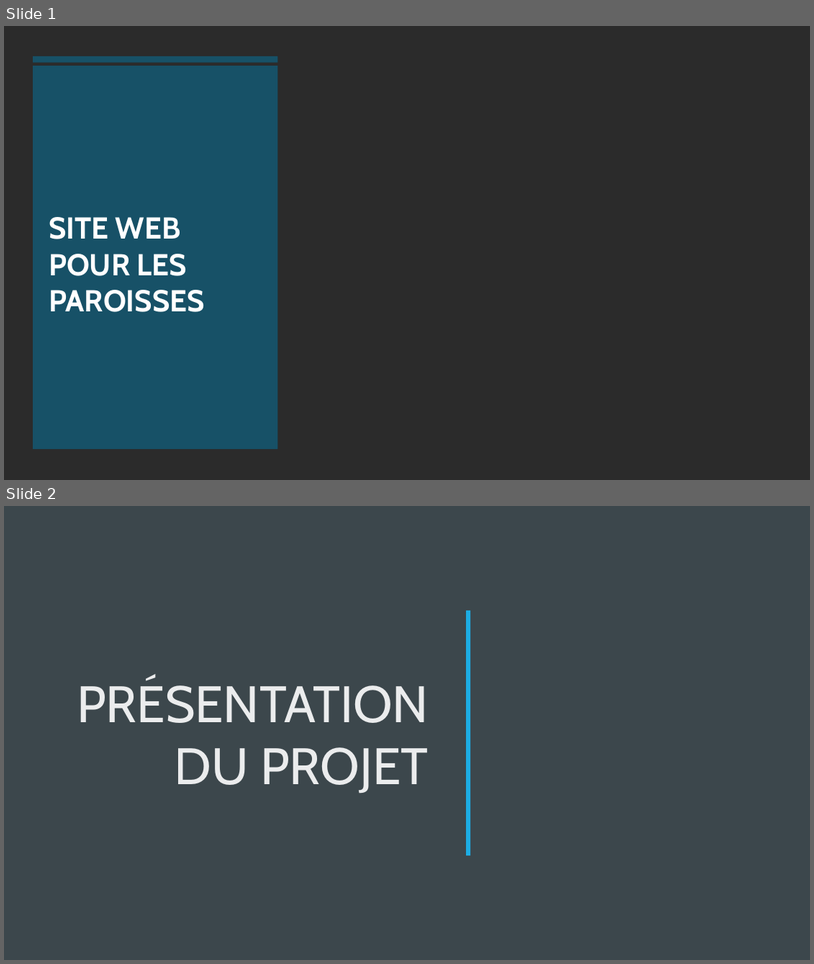
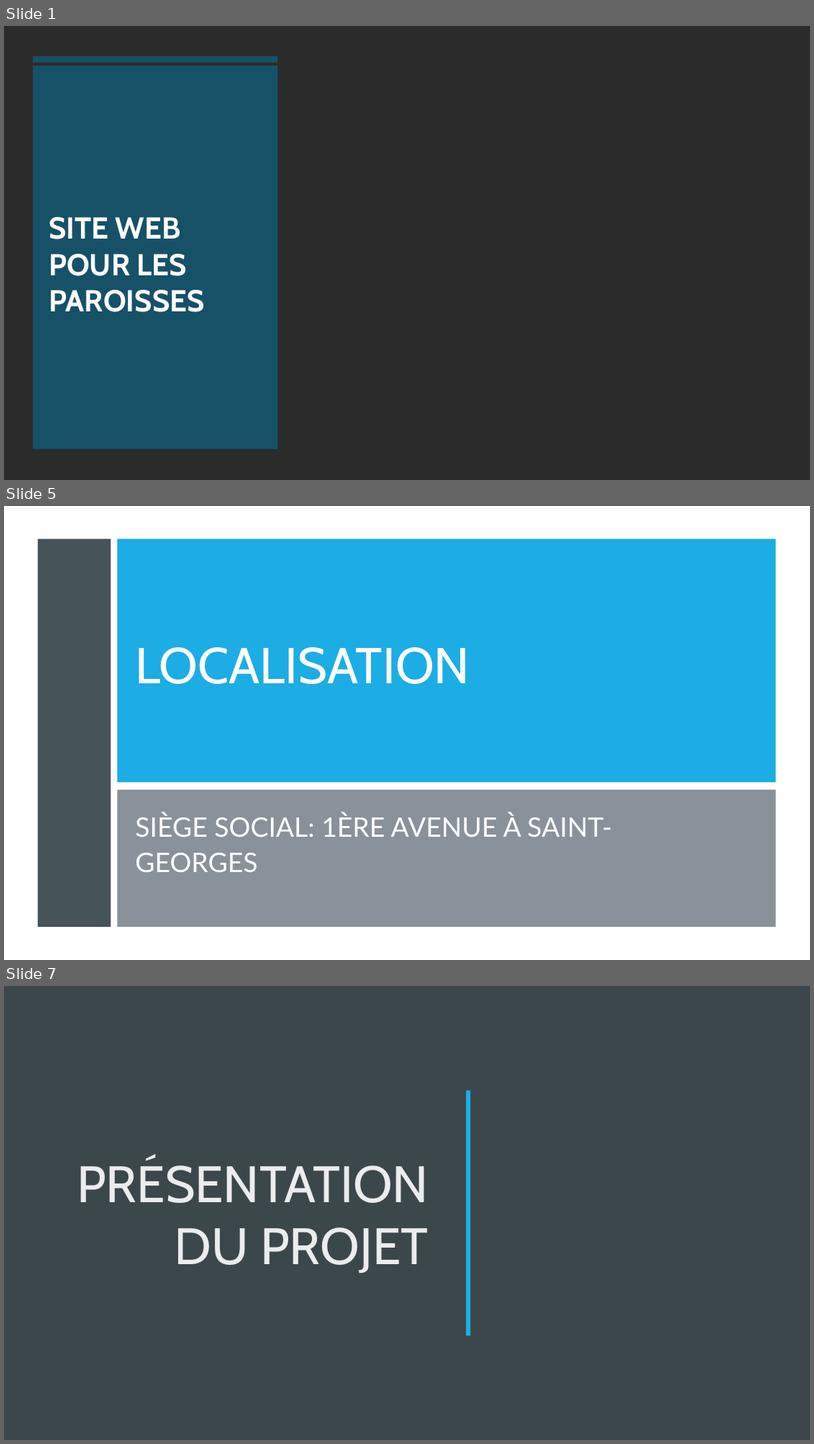
Before and after one commit to llSkyTechll/Project-ESP, a slide deck: ProjetESP.pptx. Shown one above the other, each under a label of ours: slides 1 and 2 before the commit, slides 1, 5 and 7 after it; the slides between them are not shown. The pictures are 814x964 and 814x1444 pixels, drawn with LibreOffice and Linux fonts; fonts in the diff are those of the drawing; background and template pictures are left out; a plain dark background stands for a picture behind light text. Boxes give left, top, right and bottom in pixels: in the first picture for what was removed or moved away, otherwise in the second. Text is boxed around its words. In the diff, an @@ line names an element or a change of style, - is before the commit and + after.

```diff
--- a/ProjetESP.pptx
+++ b/ProjetESP.pptx
@@ slide 5 added at (x1=4, y1=506, x2=810, y2=960), background #FFFFFF @@
@@ rectangle added at (x1=4, y1=506, x2=810, y2=960), fill #FFFFFF @@
@@ rectangle added at (x1=38, y1=538, x2=111, y2=926), fill #465359 @@
@@ rectangle added at (x1=117, y1=538, x2=776, y2=782), fill #1CADE4 @@
@@ title added at (x1=135, y1=647, x2=470, y2=684), 60 pt, text #FFFFFF @@
+LOCALISATION
@@ rectangle added at (x1=117, y1=790, x2=776, y2=927), fill #6C7781 at 80% opacity @@
@@ text added at (x1=135, y1=813, x2=612, y2=872), 32 pt, text #FFFFFF @@
+SIÈGE SOCIAL: 1ÈRE AVENUE À SAINT-GEORGES
@@ what was slide 2 is now slide 7 @@
```
Also in this commit, not shown: 1 slide changed, 4 other slides added, 1 other file.
